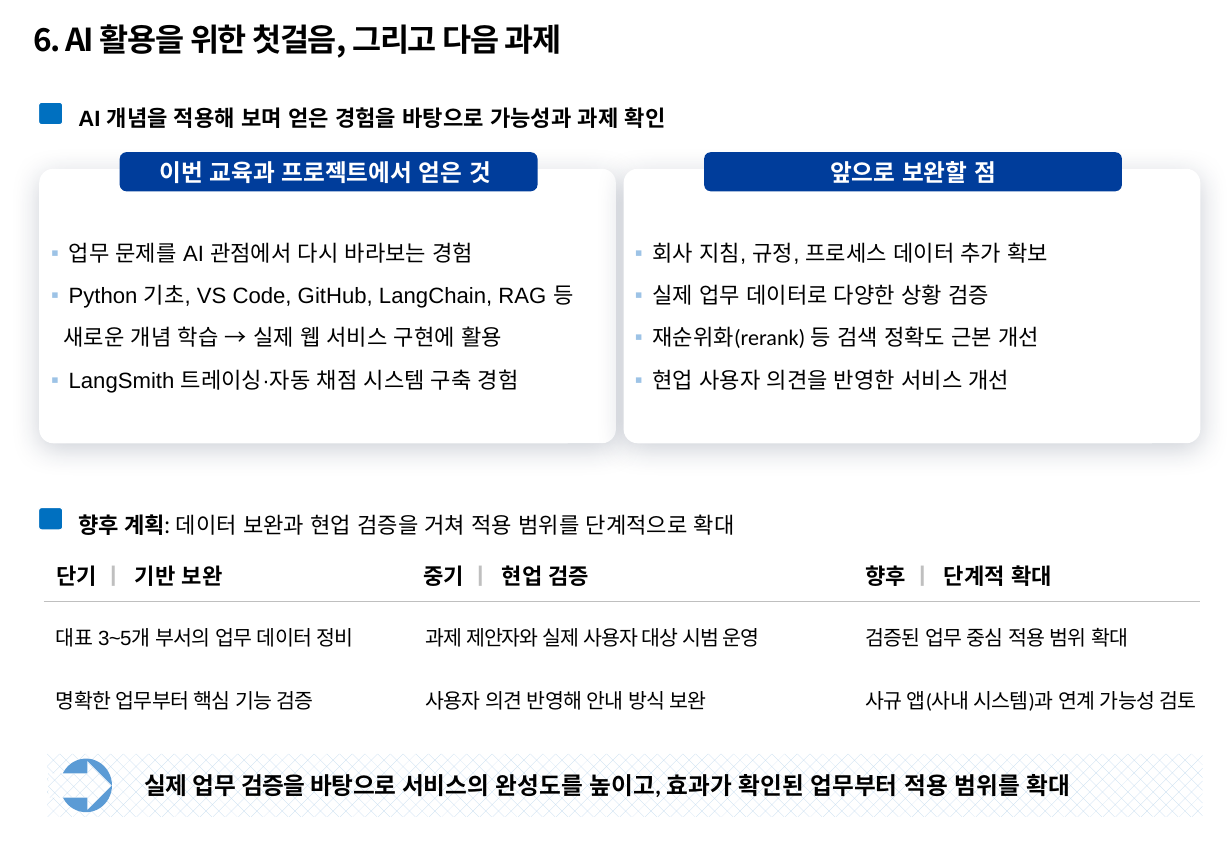
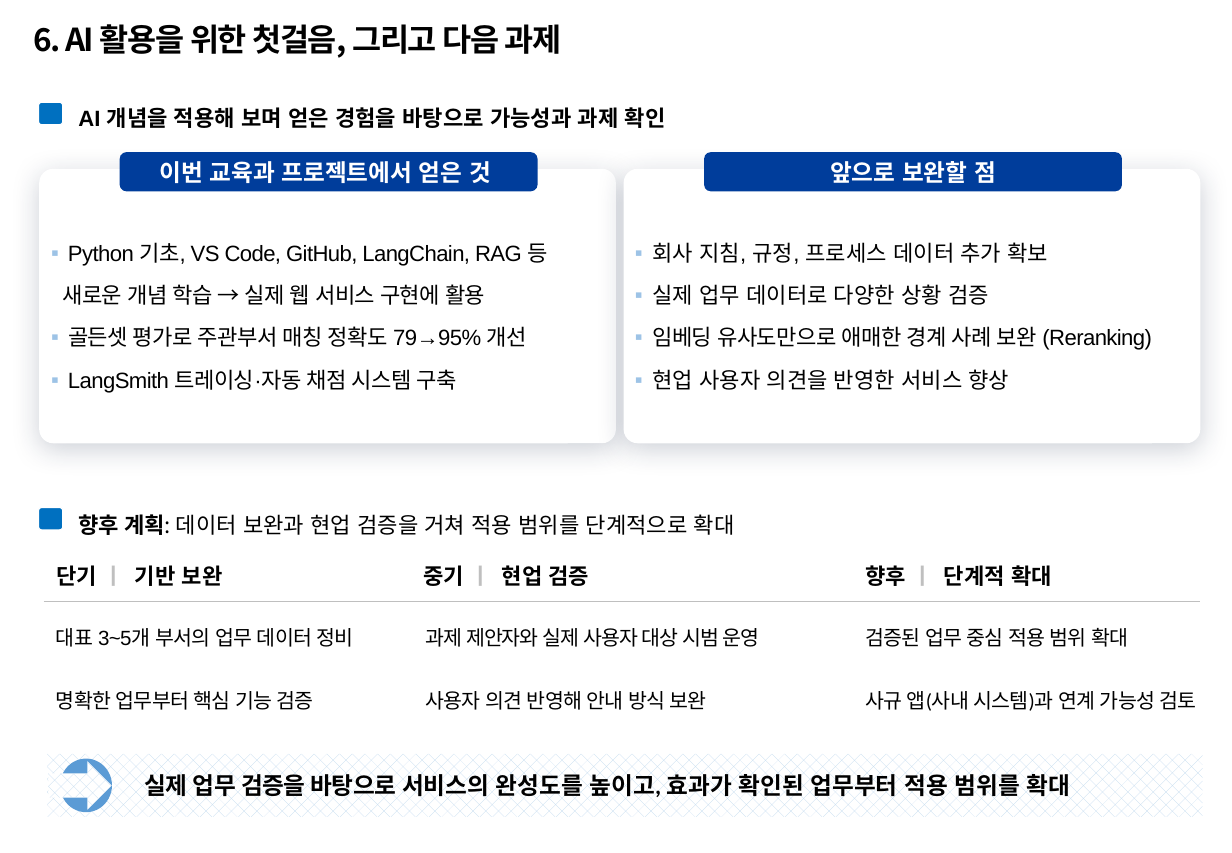
Before and after one commit to temmi81-hue/department-ragas, a slide deck: slide 7 of presentation/submission/26년 포스코퓨처엠 AI활용전문가 과정_사무계_송다혜.pptx. Drawn at 1232x853 pixels with LibreOffice and Linux fonts; fonts in the diff are those of the drawing; background and template pictures are left out. Boxes give left, top, right and bottom in pixels: in the first picture for what was removed or moved away, otherwise in the second. Text is boxed around its words. In the diff, an @@ line names an element or a change of style, - is before the commit and + after.

```diff
--- a/presentation/submission/26년 포스코퓨처엠 AI활용전문가 과정_사무계_송다혜.pptx
+++ b/presentation/submission/26년 포스코퓨처엠 AI활용전문가 과정_사무계_송다혜.pptx
@@ text at (x1=62, y1=242, x2=547, y2=305): letter spacing 0 to -0.4 pt in "Python 기초, VS Code, GitHub, LangChain, RAG ...", "새로운 개념 학습 → 실제 웹 서비스 ..." @@
@@ text at (x1=69, y1=242, x2=474, y2=263): paragraph removed @@
-▪ 업무 문제를 AI 관점에서 다시 바라보는 경험
@@ text at (x1=68, y1=326, x2=527, y2=393): text changed @@
-▪ LangSmith 트레이싱·자동 채점 시스템 구축 경험
+▪ 골든셋 평가로 주관부서 매칭 정확도 79→95% 개선
+▪ LangSmith 트레이싱·자동 채점 시스템 구축
@@ text at (x1=652, y1=326, x2=1152, y2=390): text changed; font Calibri to Arial @@
-▪ 재순위화(rerank) 등 검색 정확도 근본 개선
-▪ 현업 사용자 의견을 반영한 서비스 개선
+▪ 임베딩 유사도만으로 애매한 경계 사례 보완 (Reranking)
+▪ 현업 사용자 의견을 반영한 서비스 향상
```
Also in this commit, not shown: 2 other files.
